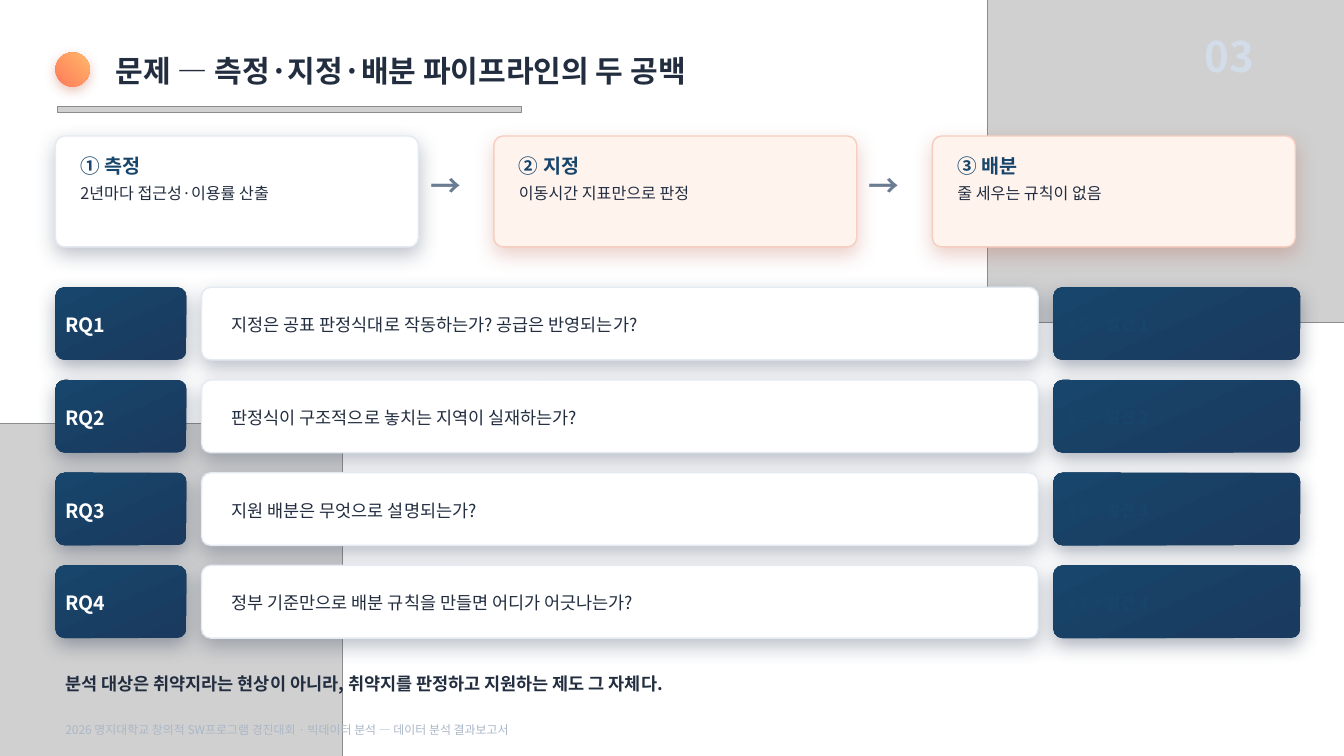
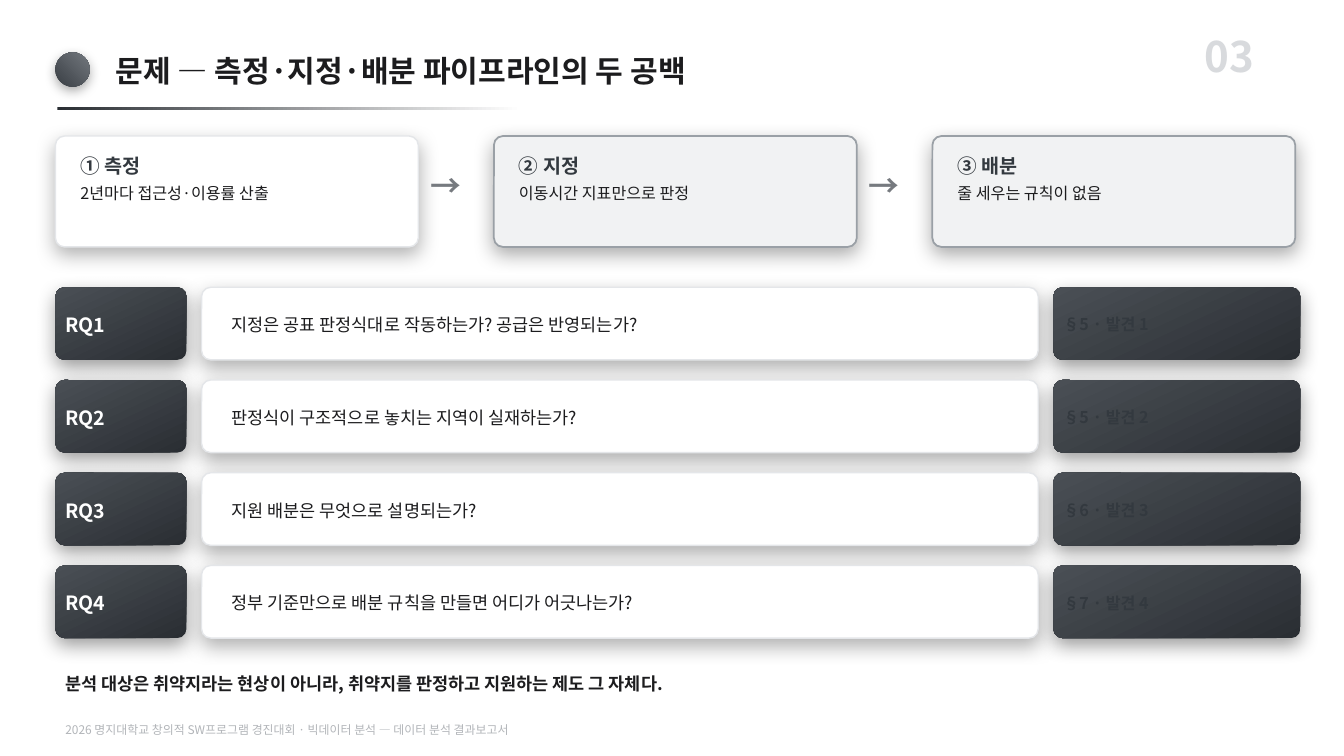
Before and after one commit to karvvan/maternity-care-policy-audit, a slide deck: slide 3 of 04_제출물/데이터분석_결과보고서.pptx. Drawn at 1344x756 pixels with LibreOffice and Linux fonts; fonts in the diff are those of the drawing; grey boxes stand for pictures. Boxes give left, top, right and bottom in pixels: in the first picture for what was removed or moved away, otherwise in the second. Text is boxed around its words. In the diff, an @@ line names an element or a change of style, - is before the commit and + after.

Commit message:
PPT 모노톤 전환 — 유채색·장식 조형물 제거
- ppt_helpers 팔레트를 무채색으로 재정의(v4). 색상(hue)이 아니라
  명도(value) 차이로만 위계를 만든다. 강조도 코랄이 아니라 검정+굵게.
- 표지의 구·고리·블롭·지도 삽화 제거. 오른쪽 절반을 이미지·삽화를
  직접 넣을 여백으로 비워 둔다. 결론 슬라이드 장식도 제거.
- 그림 4종에 FIG_MONO=1 무채색판 추가 → 04_제출물/그림_모노.
  보고서 PDF가 쓰는 04_제출물/그림(컬러)은 그대로 둔다.
- 그림3 셀 숫자 색을 데이터 비율이 아니라 합성된 실제 셀 밝기로 결정.
  컬러판에서도 연한 셀 위 흰 글씨가 안 읽히던 문제가 같이 고쳐진다.
- PPT 생성기 3종을 99_아카이브/생성기_기각 → 03_분석/_문서생성 으로 이동
  (다시 쓰는 도구이므로 '기각' 자리에 두지 않는다).

검증: 두 덱 슬라이드 XML의 유채색 0개(채도>12 없음), 덱 내 이미지는
무채색 그림 4개뿐. 그림 재생성 시 rho=-0.190 / OR=4.82 / p=0.021 일치.

```diff
--- a/04_제출물/데이터분석_결과보고서.pptx
+++ b/04_제출물/데이터분석_결과보고서.pptx
@@ picture removed at [988,0,1344,323] @@
@@ text added at [1204,23,1254,84], 30 pt, text #D8DADD, bold @@
+03
@@ rounded rectangle at [55,52,90,87]: fill gradient #FF7A59 to #FFB86B to gradient #3A3F45 to #73787E; shadow changed @@
@@ picture removed at [57,107,521,113] @@
@@ rectangle added at [57,107,521,110], fill gradient #2A2E33 to #FFFFFF @@
@@ text "① 측정" at [80,156,269,201]: text colour #17456B to #33393F in "① 측정"; text colour #222E40 to #1C1C1E in "2년마다 접근성·이용률 산출" @@
@@ rounded rectangle at [494,136,857,247]: fill #FFF3EE to #F1F2F3; outline #F6CDBE 1 pt to #9AA0A6 1.25 pt; shadow changed @@
@@ text "② 지정" at [519,156,690,201]: text colour #17456B to #33393F in "② 지정"; text colour #222E40 to #1C1C1E in "이동시간 지표만으로 판정" @@
@@ rounded rectangle at [933,136,1296,247]: fill #FFF3EE to #F1F2F3; outline #F6CDBE 1 pt to #9AA0A6 1.25 pt; shadow changed @@
@@ text "③ 배분" at [957,156,1102,201]: text colour #17456B to #33393F in "③ 배분"; text colour #222E40 to #1C1C1E in "줄 세우는 규칙이 없음" @@
@@ text "→" at [420,156,496,217]: text colour #6A7B92 to #767A7F @@
@@ text "→" at [859,156,935,217]: text colour #6A7B92 to #767A7F @@
@@ picture removed at [0,423,343,756] @@
@@ outline #E4EAF2 1 pt to #E4E6E9 1 pt; shadow changed in 5 elements at [55,136,418,247], [202,287,1038,360], [202,380,1038,453], [202,473,1038,545], [202,566,1038,638] @@
@@ fill gradient #1B3A5F to #17456B to gradient #2A2E33 to #4A4F55; shadow changed in 8 elements at [55,287,187,360], [1054,287,1301,360], [55,380,187,453], [1054,380,1301,453], [55,473,187,545], [1054,473,1301,545], [55,566,187,638], [1054,566,1301,638] @@
@@ text colour #222E40 to #1C1C1E in 6 elements at [116,56,685,85], [232,316,638,333], [232,409,577,426], [232,502,477,519], [232,594,633,611], [65,675,663,694] @@
@@ text "2026 명지대학교 창의적 SW프로그램 경진대회 ..." at [65,724,509,735]: text colour #ABB7C7 to #B2B5B9 @@
```
Also in this commit, not shown: 18 other slides changed, 14 other files.
